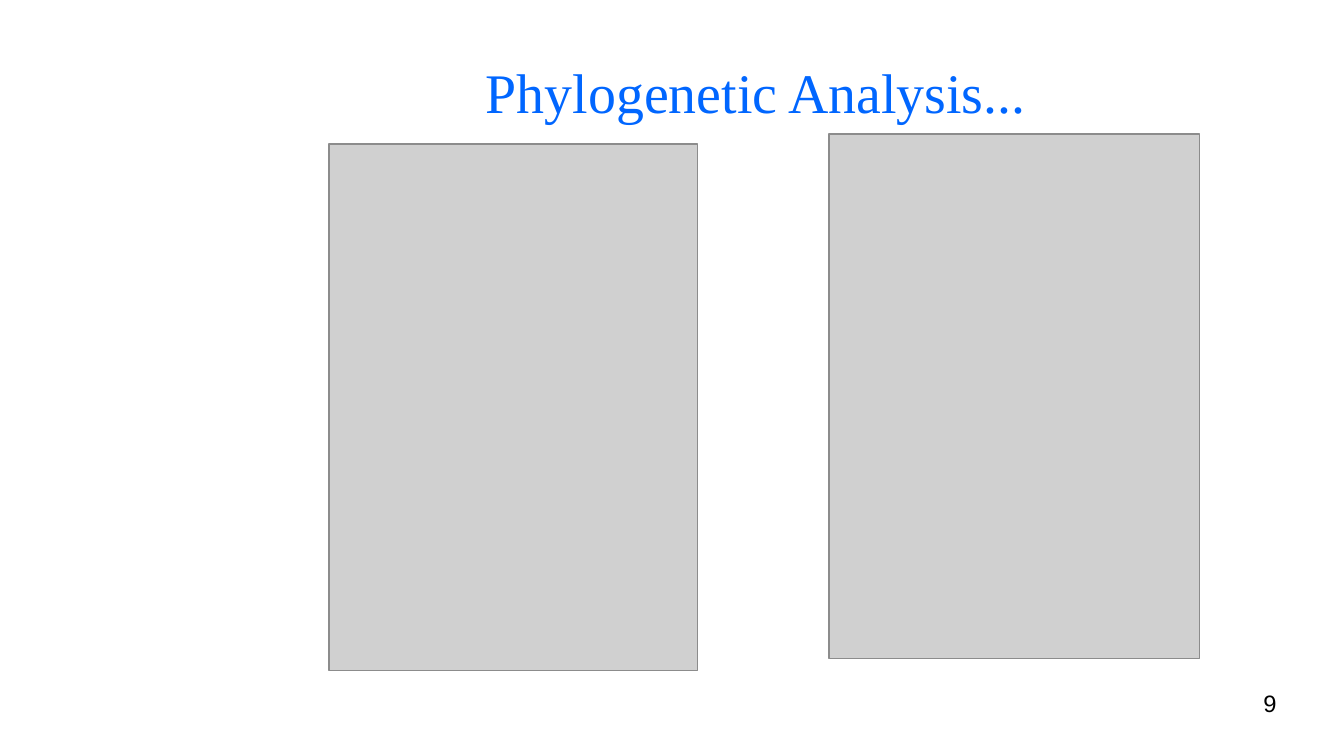
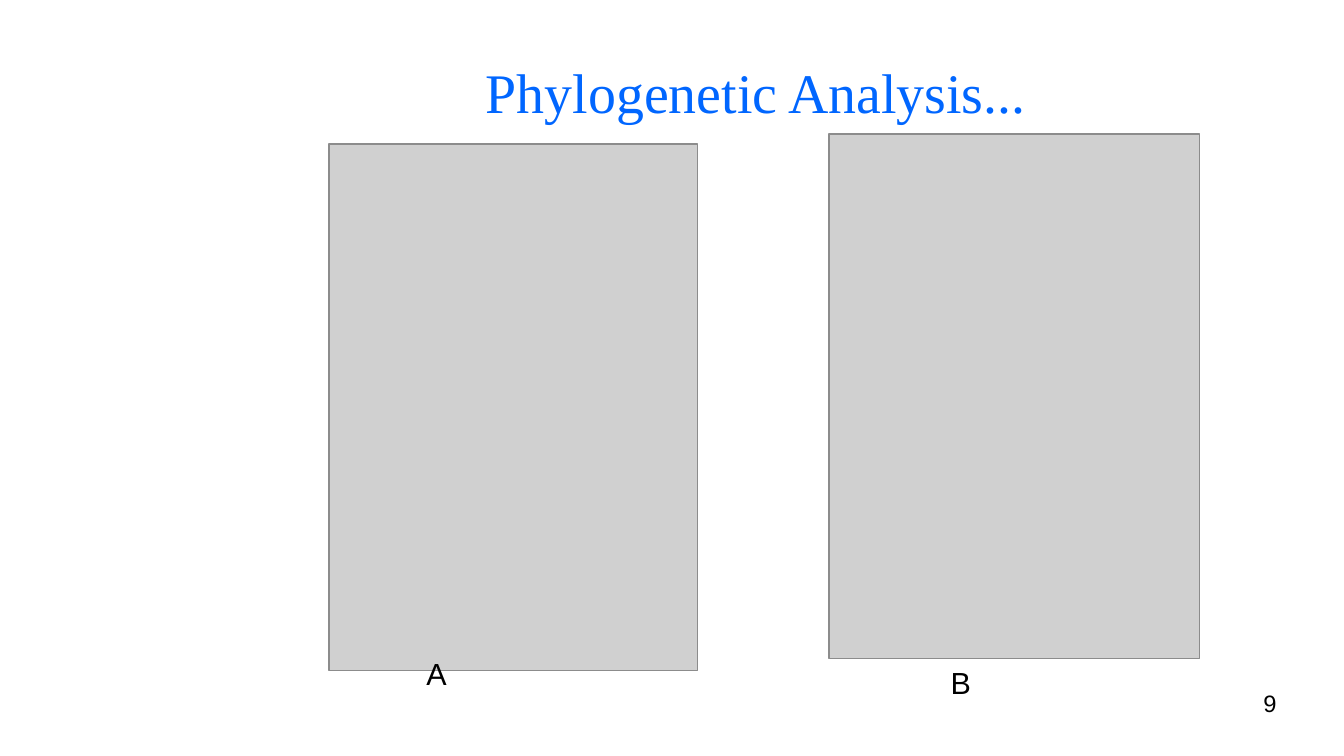
Before and after one commit to BryanAbuchery/Group_Project, a slide deck: slide 9 of Group_presentation.odp. Drawn at 1344x756 pixels with LibreOffice and Linux fonts; fonts in the diff are those of the drawing; grey boxes stand for pictures; background and template pictures are left out. Boxes give left, top, right and bottom in pixels: in the first picture for what was removed or moved away, otherwise in the second. Text is boxed around its words. In the diff, an @@ line names an element or a change of style, - is before the commit and + after.

```diff
--- a/Group_presentation.odp
+++ b/Group_presentation.odp
@@ text added at box(426, 664, 446, 691), 18 pt, text #000000 @@
+A
@@ text added at box(951, 673, 971, 694), 18 pt, text #000000 @@
+B
```
Also in this commit, not shown: 6 other slides changed, 1 slide added.
